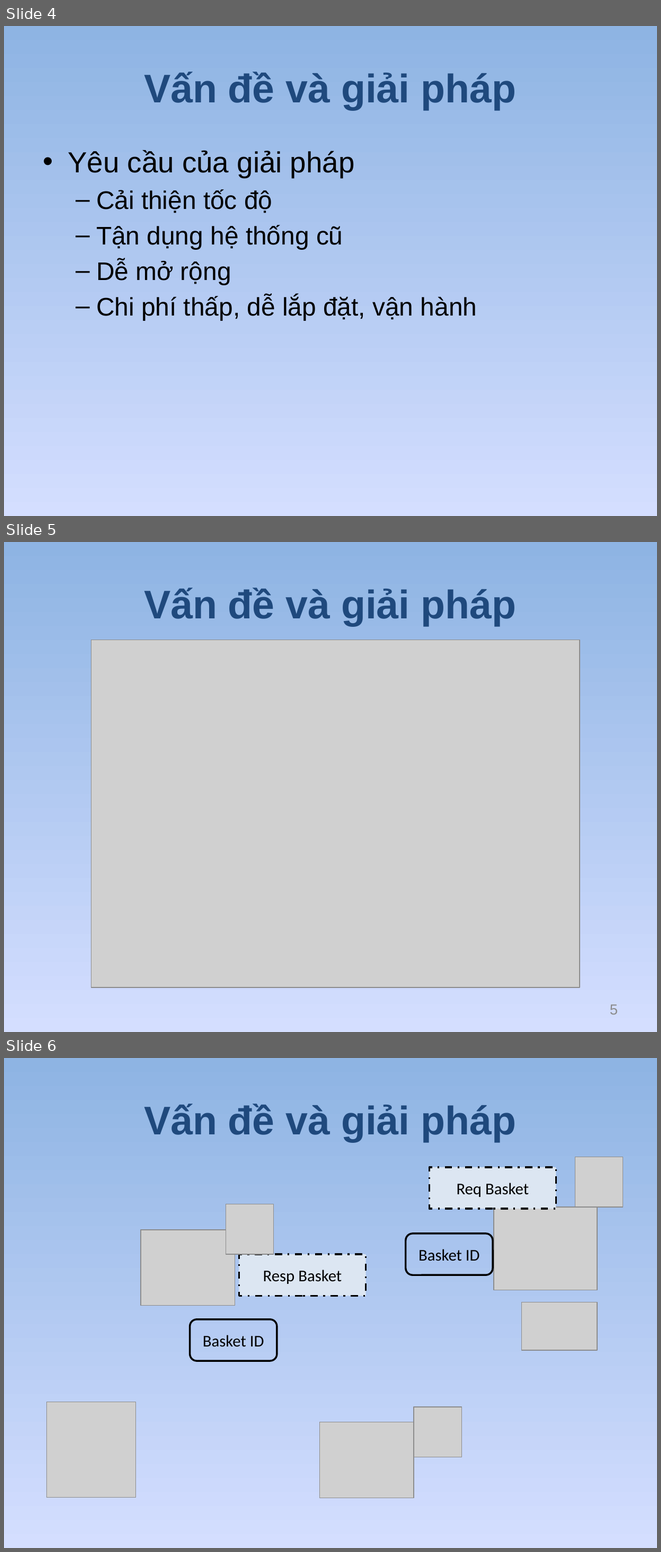
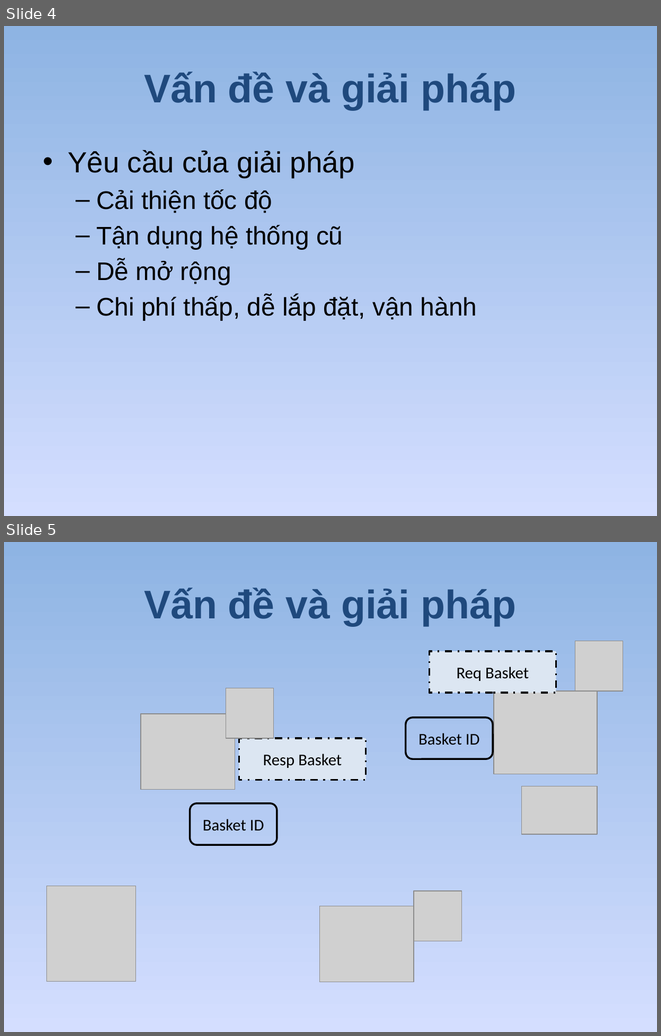
Before and after one commit to golf2109/zigbee-in-supermaket, a slide deck: docs/Report/Queue-Busting.pptx. Shown one above the other, each under a label of ours: slides 4, 5 and 6 before the commit, slides 4 and 5 after it. The pictures are 661x1552 and 661x1036 pixels, drawn with LibreOffice and Linux fonts; fonts in the diff are those of the drawing; grey boxes stand for pictures. Boxes give left, top, right and bottom in pixels: in the first picture for what was removed or moved away, otherwise in the second. Text is boxed around its words. In the diff, an @@ line names an element or a change of style, - is before the commit and + after.

```diff
--- a/docs/Report/Queue-Busting.pptx
+++ b/docs/Report/Queue-Busting.pptx
@@ slide 5 removed at [4, 542, 657, 1032], background gradient #8EB4E3 to #D4DEFF to #96AB94 @@
@@ title removed at [144, 588, 517, 626] @@
-Vấn đề và giải pháp
@@ picture removed at [91, 640, 579, 987] @@
@@ page number removed at [610, 1004, 618, 1014] @@
-5
@@ what was slide 6 is now slide 5 @@
```
Also in this commit, not shown: 12 slides changed, 7 slides added.
